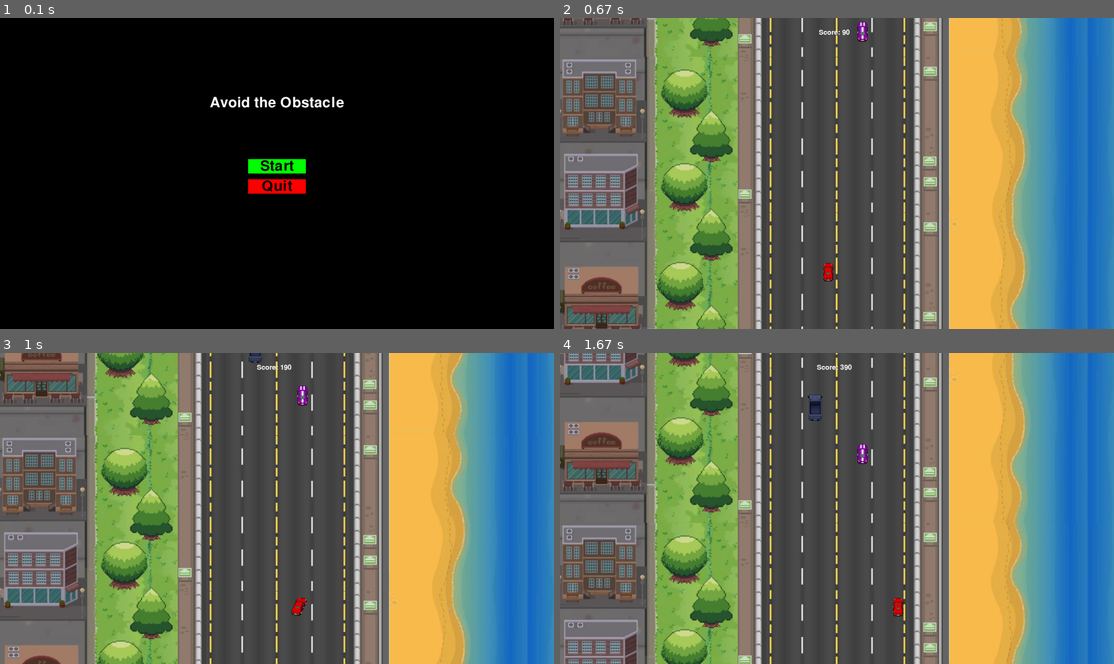
Above: before the commit, frames 1-4 (two rows, left to right).
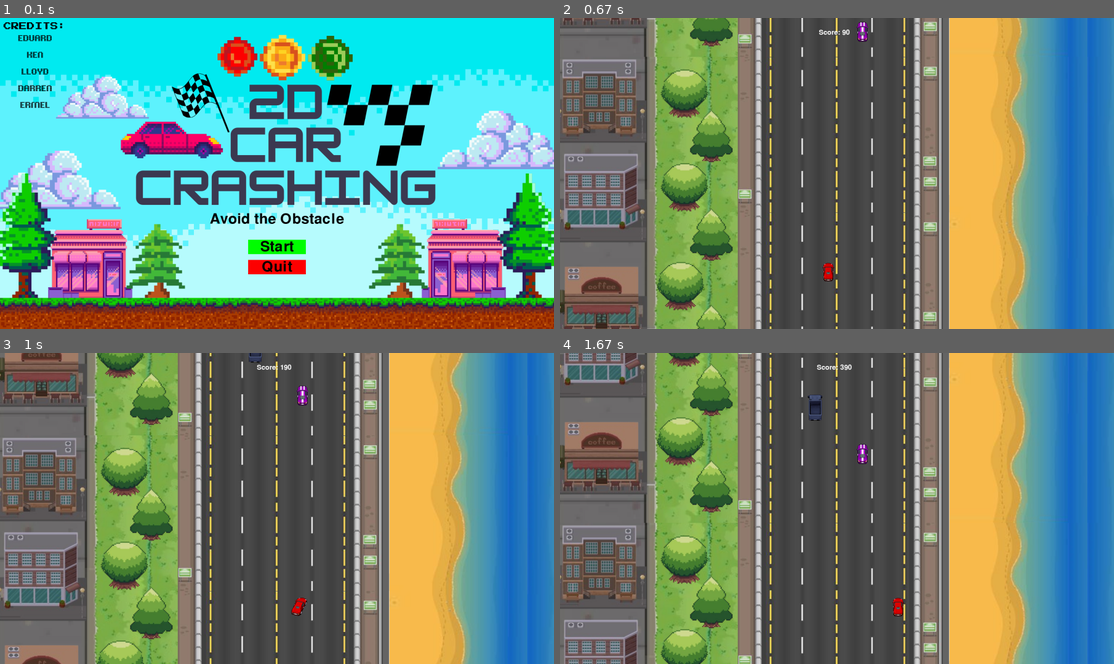
Above: after the commit, the same moments.

Repository: DarrenGuev/GameDevCars
Game: pygame game, started from main.py
Same seed, same stepped clock (60 frames per second), same inputs: the game is played once before the commit and once after it.
Inputs (mouse positions are in pixels of both pictures, inside the frame that each line leads up to):
- Up to frame 1 (0.1 s): no input
- Up to frame 2 (0.67 s): click "Start" at 0.38 s
- Up to frame 3 (1 s): hold Right from 0.67 s (still down); move the mouse to (254, 524) at 0.7 s
- Up to frame 4 (1.67 s): release Right at 1.13 s; hold Right 1.17-1.63 s

The runs differ from the first frame. In frame 1, 98% of the frame differs, in the area x 0-100%, y 0-100%; in frame 2, nothing differs; in frame 3, nothing differs; in frame 4, nothing differs.

Commit message:
jan 24 commit

Diff:
--- a/main.py
+++ b/main.py
@@ -45,13 +45,15 @@
 def display_menu(win, width, height):
     """Display a start menu with Start and Quit buttons"""
     font = pygame.font.Font(None, 74)
-    title_text = font.render("Avoid the Obstacle", True, (255, 255, 255))
-    start_button = pygame.Rect(width // 2 - 100, height // 2 - 50, 200, 50)
-    quit_button = pygame.Rect(width // 2 - 100, height // 2 + 20, 200, 50)
+    title_text = font.render("Avoid the Obstacle", True, (0, 0, 0))
+    start_button = pygame.Rect(width // 2 - 100, height // 2 + 230, 200, 50)  # Adjusted y coordinate
+    quit_button = pygame.Rect(width // 2 - 100, height // 2 + 300, 200, 50)  # Adjusted y coordinate
+    background = pygame.image.load('background.png')
+
 
     while True:
-        win.fill((0, 0, 0))  # Black background
-        win.blit(title_text, (width // 2 - title_text.get_width() // 2, height // 4))
+        win.blit(background, (0,0))
+        win.blit(title_text, (width // 2 - title_text.get_width() // 2, height // 1.60))
 
         # Draw buttons
         pygame.draw.rect(win, (0, 255, 0), start_button)  # Green button for Start
Binary file added: background.png
